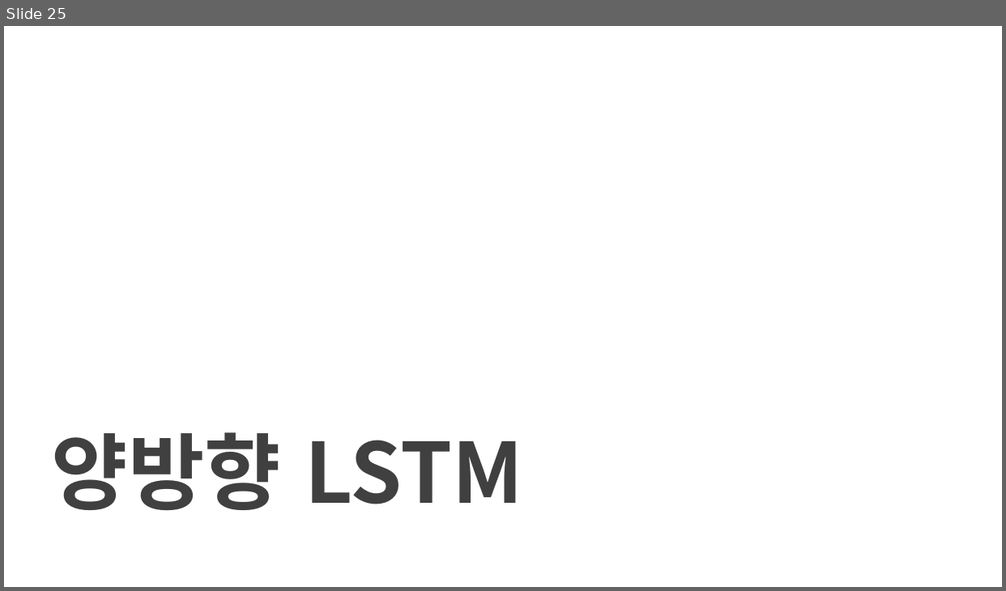
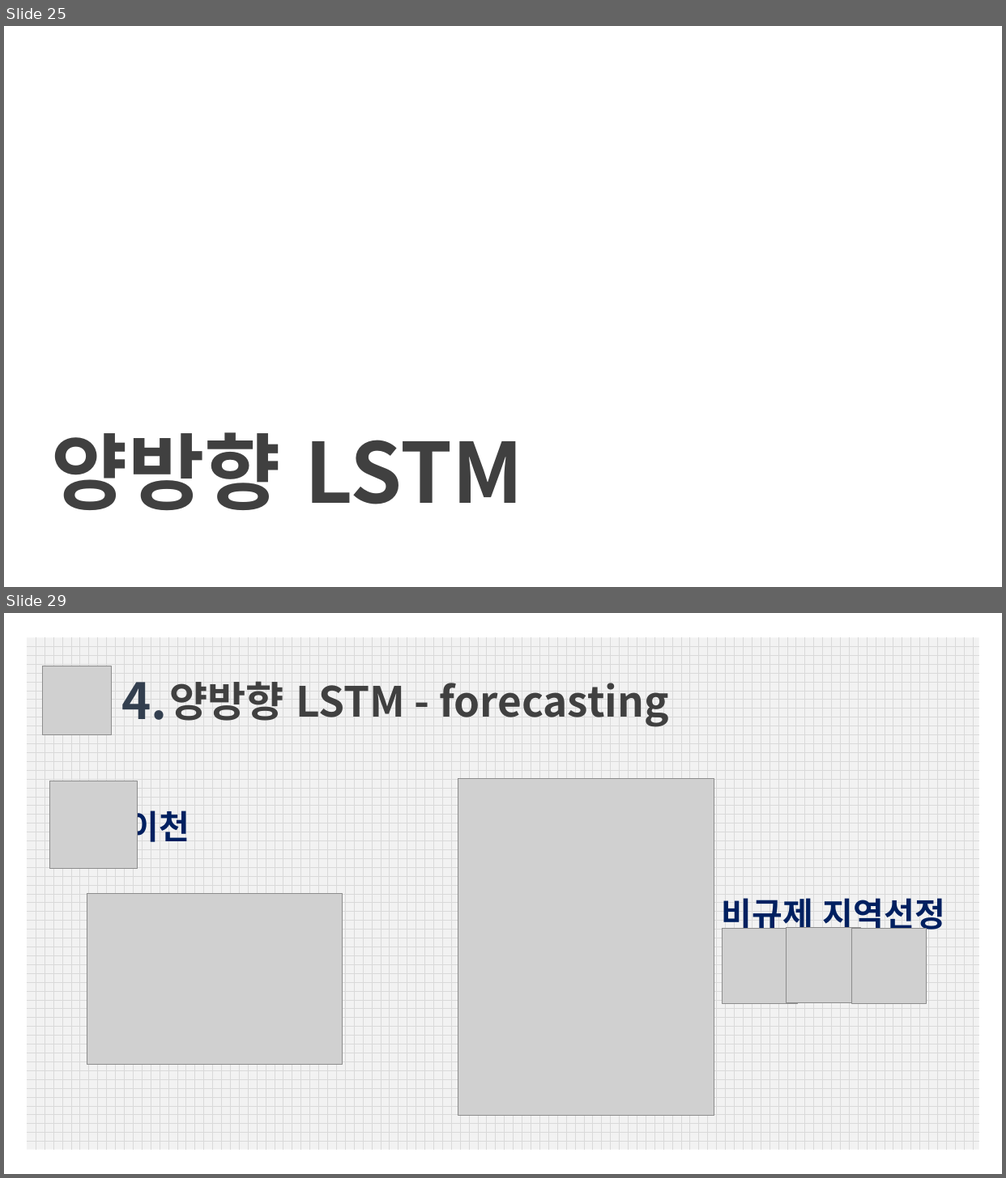
Before and after one commit to squirrelabbit/TIL, a slide deck: 퐈날프로젝트/경기도 부동산프로젝트.pptx. Shown one above the other, each under a label of ours: slide 25 before the commit, slides 25 and 29 after it; the slides between them are not shown. The pictures are 1006x591 and 1006x1178 pixels, drawn with LibreOffice and Linux fonts; fonts in the diff are those of the drawing; grey boxes stand for pictures; background and template pictures are left out. Boxes give left, top, right and bottom in pixels: in the first picture for what was removed or moved away, otherwise in the second. Text is boxed around its words. In the diff, an @@ line names an element or a change of style, - is before the commit and + after.

```diff
--- a/퐈날프로젝트/경기도 부동산프로젝트.pptx
+++ b/퐈날프로젝트/경기도 부동산프로젝트.pptx
@@ slide 29 added at box(4, 613, 1002, 1174), background #FFFFFF @@
@@ rectangle added at box(27, 637, 979, 1150), fill pattern #D9D9D9 on #F2F2F2 @@
@@ picture added at box(42, 666, 112, 735) @@
@@ text added at box(121, 682, 167, 720), 48 pt, text #333F50, bold @@
+4.
@@ text added at box(169, 681, 669, 727), 40 pt, text #404040, bold @@
+양방향 LSTM - forecasting
@@ picture added at box(49, 781, 138, 869) @@
@@ picture added at box(458, 778, 714, 1115) @@
@@ text added at box(128, 805, 189, 848), 32 pt, text #002060, bold @@
+이천
@@ picture added at box(87, 894, 343, 1064) @@
@@ text added at box(722, 898, 945, 935), 32 pt, text #002060, bold @@
+비규제 지역선정
@@ picture added at box(786, 928, 860, 1003) @@
@@ picture added at box(722, 929, 798, 1003) @@
@@ picture added at box(851, 929, 927, 1003) @@
```
Also in this commit, not shown: 17 slides changed, 4 other slides added, 7 slides removed, 14 other files.
